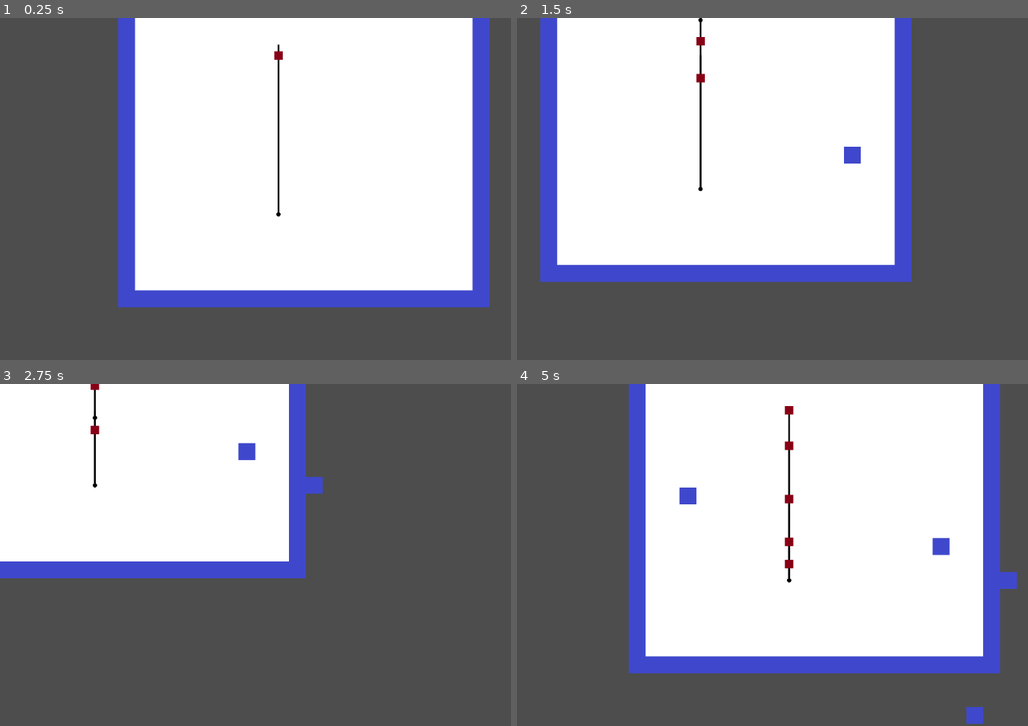
Above: before the commit, frames 1-4 (two rows, left to right).
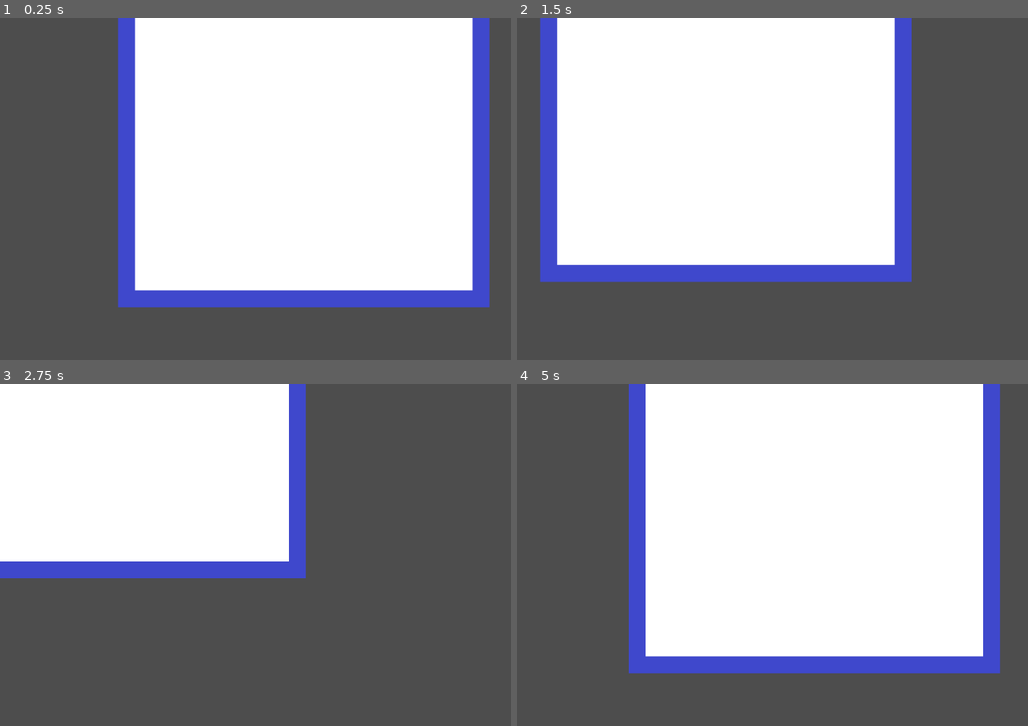
Above: after the commit, the same moments.

Repository: bartsides/TowerDefense
Game: Godot game, scene res://td.tscn
Same seed, same stepped clock (60 frames per second), same inputs: the game is played once before the commit and once after it.
Inputs (mouse positions are in pixels of both pictures, inside the frame that each line leads up to):
- Up to frame 1 (0.25 s): no input
- Up to frame 2 (1.5 s): tap Enter at 0.5 s; move the mouse to (956, 171) at 0.52 s; press the mouse at (956, 171) at 0.53 s; hold D (move_right) 0.53-1.28 s; tap 1 (1, bound only after the commit) at 0.8, 1.35 s; move the mouse to (700, 206) at 1.27 s; release the mouse at (700, 206) at 1.28 s; hold S (move_down) from 1.28 s (still down)
- Up to frame 3 (2.75 s): tap 2 (2, bound only after the commit) at 1.55 s; move the mouse to (362, 479) at 2.02 s; release S (move_down) at 2.03 s; hold D (move_right) from 2.03 s (still down); hold 2 (2, bound only after the commit) from 2.03 s (still down); click (362, 479) at 2.3 s
- Up to frame 4 (5 s): move the mouse to (792, 623) at 2.77 s; release D (move_right) at 2.78 s; release 2 (2, bound only after the commit) at 2.78 s; hold W (move_up) 2.78-3.53 s; click (792, 623) at 2.85 s; tap 1 (1, bound only after the commit) at 3.05 s; move the mouse to (1002, 606) at 3.52 s; hold Mouse wheel down (mouse_scroll_down) 3.53-4.28 s; hold A (move_left) from 3.53 s (still down); tap 2 (2, bound only after the commit) at 3.8 s; move the mouse to (639, 503) at 4.27 s; tap Mouse wheel up (mouse_scroll_up) at 4.35 s; click (639, 503) at 4.55 s

The runs differ from the first frame. In frame 1, 0.3% of the frame differs, in the area x 53-56%, y 7-59%; in frame 2, 0.5%; in frame 3, 0.6%; in frame 4, 1.1%, in the area x 31-98%, y 6-100%.
Error after the commit: Parse Error: Preload file "res://turret.tscn" does not exist. (res://td.gd:23)

Commit message:
Add turret
Added basic turret with bullets

Diff:
--- /dev/null
+++ b/bullet.tscn
@@ -0,0 +1,15 @@
+[gd_scene load_steps=3 format=3 uid="uid://16wea2ohr4ub"]
+
+[ext_resource type="Texture2D" uid="uid://c8leuwxu3bmju" path="res://assets/bullet.png" id="1_ijha6"]
+
+[sub_resource type="RectangleShape2D" id="RectangleShape2D_q3eu8"]
+size = Vector2(5, 3)
+
+[node name="Bullet" type="RigidBody2D"]
+
+[node name="Sprite2D" type="Sprite2D" parent="."]
+texture = ExtResource("1_ijha6")
+
+[node name="CollisionShape2D" type="CollisionShape2D" parent="."]
+rotation = -3.14159
+shape = SubResource("RectangleShape2D_q3eu8")
--- a/enemy.gd
+++ b/enemy.gd
@@ -2,8 +2,9 @@
 
 class_name Enemy
 
-const SPEED = .7
-const DISTANCE_MARGIN = 3
+@export var SPEED = .7
+@export var DISTANCE_MARGIN = 3
+@export var HEALTH = 10
 
 var number : int
 var half_cell_size
--- a/project.godot
+++ b/project.godot
@@ -52,6 +52,56 @@
 "events": [Object(InputEventMouseButton,"resource_local_to_scene":false,"resource_name":"","device":-1,"window_id":0,"a …(253 unchanged characters)…
 ]
 }
+1={
+"deadzone": 0.5,
+"events": [Object(InputEventKey,"resource_local_to_scene":false,"resource_name":"","device":-1,"window_id":0,"alt_pressed":false,"shift_pressed":false,"ctrl_pressed":false,"meta_pressed":false,"pressed":false,"keycode":0,"physical_keycode":49,"key_label":0,"unicode":49,"echo":false,"script":null)
+]
+}
+2={
+"deadzone": 0.5,
+"events": [Object(InputEventKey,"resource_local_to_scene":false,"resource_name":"","device":-1,"window_id":0,"alt_pressed":false,"shift_pressed":false,"ctrl_pressed":false,"meta_pressed":false,"pressed":false,"keycode":0,"physical_keycode":50,"key_label":0,"unicode":50,"echo":false,"script":null)
+]
+}
+3={
+"deadzone": 0.5,
+"events": [Object(InputEventKey,"resource_local_to_scene":false,"resource_name":"","device":-1,"window_id":0,"alt_pressed":false,"shift_pressed":false,"ctrl_pressed":false,"meta_pressed":false,"pressed":false,"keycode":0,"physical_keycode":51,"key_label":0,"unicode":51,"echo":false,"script":null)
+]
+}
+4={
+"deadzone": 0.5,
+"events": [Object(InputEventKey,"resource_local_to_scene":false,"resource_name":"","device":-1,"window_id":0,"alt_pressed":false,"shift_pressed":false,"ctrl_pressed":false,"meta_pressed":false,"pressed":false,"keycode":0,"physical_keycode":52,"key_label":0,"unicode":52,"echo":false,"script":null)
+]
+}
+5={
+"deadzone": 0.5,
+"events": [Object(InputEventKey,"resource_local_to_scene":false,"resource_name":"","device":-1,"window_id":0,"alt_pressed":false,"shift_pressed":false,"ctrl_pressed":false,"meta_pressed":false,"pressed":false,"keycode":0,"physical_keycode":53,"key_label":0,"unicode":53,"echo":false,"script":null)
+]
+}
+6={
+"deadzone": 0.5,
+"events": [Object(InputEventKey,"resource_local_to_scene":false,"resource_name":"","device":-1,"window_id":0,"alt_pressed":false,"shift_pressed":false,"ctrl_pressed":false,"meta_pressed":false,"pressed":false,"keycode":0,"physical_keycode":54,"key_label":0,"unicode":54,"echo":false,"script":null)
+]
+}
+7={
+"deadzone": 0.5,
+"events": [Object(InputEventKey,"resource_local_to_scene":false,"resource_name":"","device":-1,"window_id":0,"alt_pressed":false,"shift_pressed":false,"ctrl_pressed":false,"meta_pressed":false,"pressed":false,"keycode":0,"physical_keycode":55,"key_label":0,"unicode":55,"echo":false,"script":null)
+]
+}
+8={
+"deadzone": 0.5,
+"events": [Object(InputEventKey,"resource_local_to_scene":false,"resource_name":"","device":-1,"window_id":0,"alt_pressed":false,"shift_pressed":false,"ctrl_pressed":false,"meta_pressed":false,"pressed":false,"keycode":0,"physical_keycode":56,"key_label":0,"unicode":56,"echo":false,"script":null)
+]
+}
+9={
+"deadzone": 0.5,
+"events": [Object(InputEventKey,"resource_local_to_scene":false,"resource_name":"","device":-1,"window_id":0,"alt_pressed":false,"shift_pressed":false,"ctrl_pressed":false,"meta_pressed":false,"pressed":false,"keycode":0,"physical_keycode":57,"key_label":0,"unicode":57,"echo":false,"script":null)
+]
+}
+0={
+"deadzone": 0.5,
+"events": [Object(InputEventKey,"resource_local_to_scene":false,"resource_name":"","device":-1,"window_id":0,"alt_pressed":false,"shift_pressed":false,"ctrl_pressed":false,"meta_pressed":false,"pressed":false,"keycode":0,"physical_keycode":48,"key_label":0,"unicode":48,"echo":false,"script":null)
+]
+}
 
 [physics]
 
--- a/td.gd
+++ b/td.gd
@@ -8,13 +8,19 @@
 const SHOW_PATHS = true
 
 var path_color = Color.BLACK
-var enemyScene = preload("res://enemy.tscn")
+var mouse_mode = MOUSE_MODE.WALL
 var enemies_count = 200
 var enemies_spawned = 0
 var enemies_alive = 0
 var lives = 20
+var astar_grid = AStarGrid2D.new()
 
-var astar_grid = AStarGrid2D.new()
+enum MOUSE_MODE { WALL, TURRET }
+enum TILEMAP_LAYERS { MAZE }
+enum TILEMAP_SOURCES { FLOOR, WALL }
+
+var enemyScene = preload("res://enemy.tscn")
+var turretScene = preload("res://turret.tscn")
 
 # Called when the node enters the scene tree for the first time.
 func _ready():
@@ -58,28 +64,48 @@
 	var map = $TileMap as TileMap
 	#astar_grid.clear() TODO: Figure out how to clear without breaking
 
-	var cells = map.get_used_cells(0)
+	var cells = map.get_used_cells(TILEMAP_LAYERS.MAZE)
 	for cell in cells:
 		var cell_pos = Vector2i(cell.x, cell.y)
-		var source = map.get_cell_source_id(0, cell_pos)
+		var source = map.get_cell_source_id(TILEMAP_LAYERS.MAZE, cell_pos)
 		astar_grid.set_point_solid(cell_pos, source == 1)
 
 	for enemy in $Enemies.get_children():
 		enemy.update_nav()
+
 	queue_redraw()
 
 func _input(event):
 	if event.is_action_pressed("mouse_click"):
 		var map = $TileMap as TileMap
 		var coords = map.local_to_map(map.to_local(get_global_mouse_position()))
-		var tile_source = map.get_cell_source_id(0, coords)
-		var new_val = 1
-		if tile_source == 1:
-			new_val = 0
-		map.set_cell(0, coords, new_val, Vector2i(0,0))
-		update_nav()
+
+		if mouse_mode == MOUSE_MODE.WALL:
+			var tile_source = map.get_cell_source_id(TILEMAP_LAYERS.MAZE, coords)
+			var new_val = 1
+			if tile_source == 1:
+				new_val = 0
+			map.set_cell(TILEMAP_LAYERS.MAZE, coords, new_val, Vector2i(0,0))
+			update_nav()
+
+		if mouse_mode == MOUSE_MODE.TURRET:
+			# set base tilemap layer as a wall
+			map.set_cell(TILEMAP_LAYERS.MAZE, coords, TILEMAP_SOURCES.WALL, Vector2i.ZERO)
+			var t = turretScene.instantiate()
+			t.coords = coords
+			t.position = map.map_to_local(coords)
+			$Turrets.add_child(t)
+			update_nav()
+			# TODO: ensure turret doesn't already exist
+
+	if event.is_action_pressed("1"):
+		mouse_mode = MOUSE_MODE.WALL
+
+	if event.is_action_pressed("2"):
+		mouse_mode = MOUSE_MODE.TURRET
 
 func game_over():
+	$Timers/SpawnTimer.stop()
 	print('game over')
 
 func _draw():
@@ -92,6 +118,5 @@
 			draw_line(prev, point, path_color, PATH_WIDTH, true)
 			prev = point
 
-
 func force_draw():
 	queue_redraw()
--- a/td.tscn
+++ b/td.tscn
@@ -53,5 +53,7 @@
 
 [node name="DrawPathsTimer" type="Timer" parent="Timers"]
 
+[node name="Turrets" type="Node2D" parent="."]
+
 [connection signal="timeout" from="Timers/SpawnTimer" to="." method="add_enemy"]
 [connection signal="timeout" from="Timers/DrawPathsTimer" to="." method="force_draw"]
--- /dev/null
+++ b/turret.gd
@@ -0,0 +1,60 @@
+extends Node2D
+
+@export var AIM_STYLE = AIM_STYLES.FIRST
+@export var ATTACK_RANGE = 60
+@export var ATTACK_TIME = 1.0
+@export var DAMAGE = 1.0
+@export var BULLET_SPEED = 1.0
+
+var target_enemy : Enemy = null
+var coords
+
+enum AIM_STYLES { FIRST, LAST, CLOSEST, FURTHEST, STRONGEST, WEAKEST }
+
+func _process(_delta):
+	if target_enemy != null:
+		$Sprite2D.look_at(target_enemy.position)
+
+func _target_enemy():
+	var enemies = get_node("/root/TD/Enemies").get_children()
+	if len(enemies) < 1:
+		return
+	var target_enemy_dist = -1.0
+	for enemy in enemies:
+		if target_enemy == null:
+			target_enemy = enemy
+			target_enemy_dist = enemy.position.distance_to(position)
+			continue
+
+		match AIM_STYLE:
+			AIM_STYLES.FIRST:
+				if enemy.number < target_enemy.number:
+					target_enemy = enemy
+			AIM_STYLES.LAST:
+				if enemy.number > target_enemy.number:
+					target_enemy = enemy
+			AIM_STYLES.CLOSEST:
+				var dist = enemy.position.distance_to(position)
+				if target_enemy_dist < dist:
+					target_enemy = enemy
+			AIM_STYLES.FURTHEST:
+				var dist = enemy.position.distance_to(position)
+				if target_enemy_dist > dist:
+					target_enemy = enemy
+			AIM_STYLES.STRONGEST:
+				if enemy.health > target_enemy.HEALTH:
+					target_enemy = enemy
+			AIM_STYLES.WEAKEST:
+				if enemy.health < target_enemy.HEALTH:
+					target_enemy = enemy
+
+func _attack():
+	if target_enemy == null:
+		return
+	var direction = position.direction_to(target_enemy.position)
+	var bullet = $Bullet.duplicate() as RigidBody2D
+	bullet.visible = true
+	bullet.look_at(target_enemy.position)
+	bullet.add_constant_force(direction * BULLET_SPEED)
+	$Bullets.add_child(bullet)
+	print('attack ', bullet.linear_velocity)
Binary file added: assets/bullet.png
Not shown, added: assets/bullet.png.import
Binary file added: assets/turret.png
Not shown, added: assets/turret.png.import
